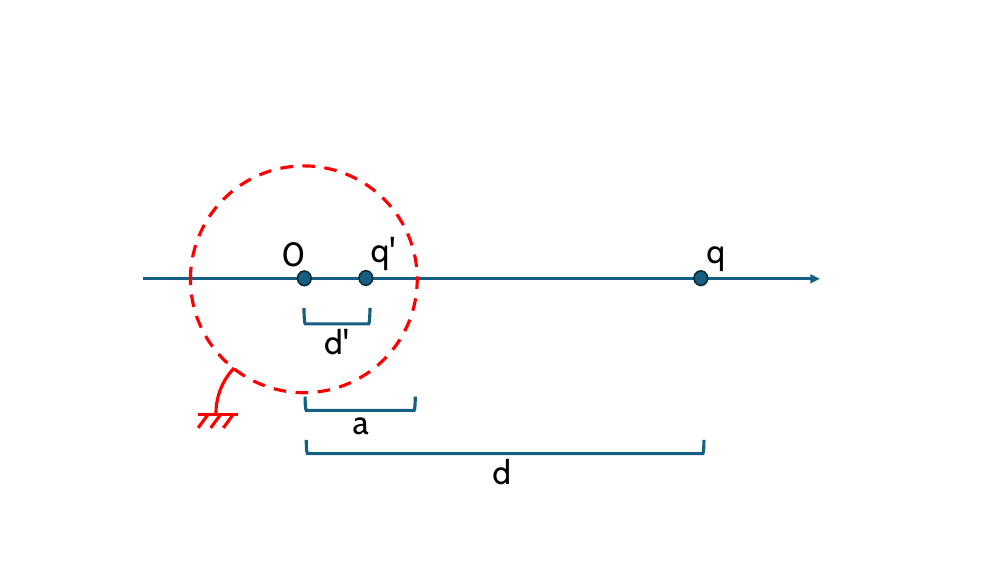
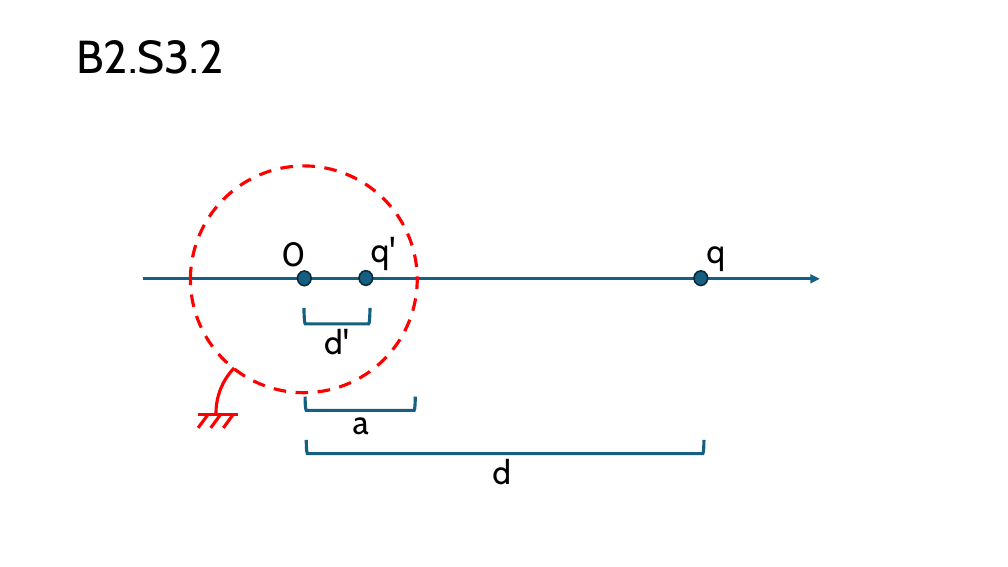
Before and after one commit to GuillermoRegodon/jupyter-em1fisuco-problemas, a slide deck: slide 8 of images/Images.pptx (slide 7 before the commit). Drawn at 1008x567 pixels with LibreOffice and Linux fonts; fonts in the diff are those of the drawing. Boxes give left, top, right and bottom in pixels: in the first picture for what was removed or moved away, otherwise in the second. Text is boxed around its words. In the diff, an @@ line names an element or a change of style, - is before the commit and + after.

```diff
--- a/images/Images.pptx
+++ b/images/Images.pptx
@@ text added at (x1=77, y1=40, x2=224, y2=74), 44 pt, text #000000 @@
+B2.S3.2
```
Also in this commit, not shown: 1 other slide changed, 1 slide added, 53 other files.
